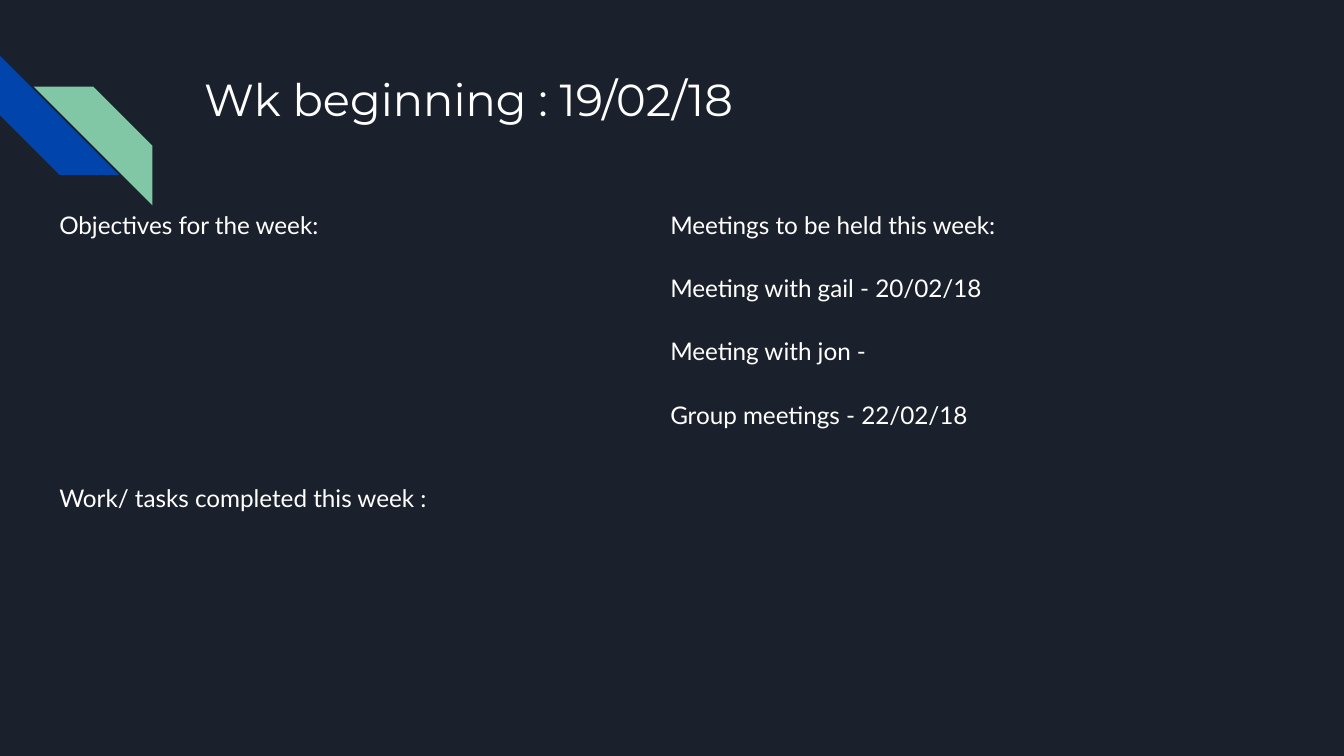
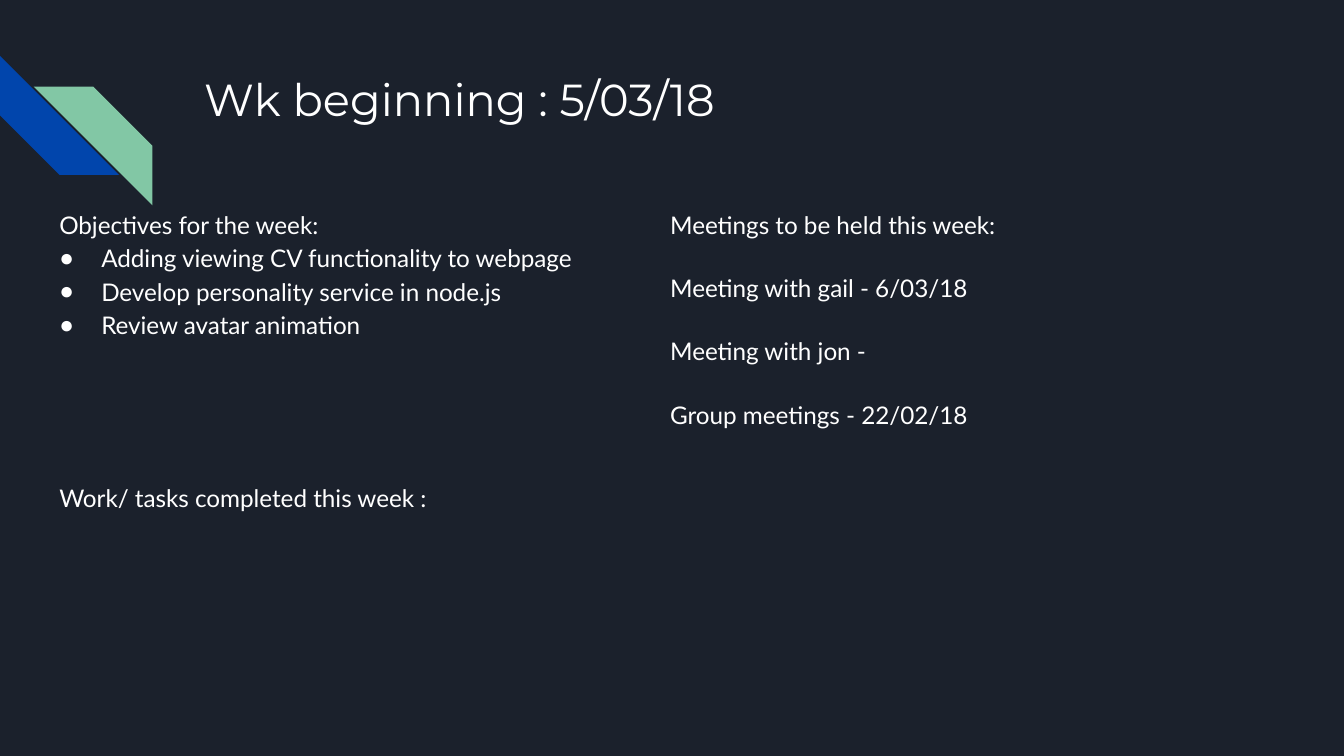
Before and after one commit to T-cherry/AI-Resume, a slide deck: slide 7 of Docs/Scrum management for Group Project.pptx (slide 5 before the commit). Drawn at 1344x756 pixels with LibreOffice and Linux fonts; fonts in the diff are those of the drawing. Boxes give left, top, right and bottom in pixels: in the first picture for what was removed or moved away, otherwise in the second. Text is boxed around its words. In the diff, an @@ line names an element or a change of style, - is before the commit and + after.

```diff
--- a/Docs/Scrum management for Group Project.pptx
+++ b/Docs/Scrum management for Group Project.pptx
@@ title at (x1=204, y1=78, x2=715, y2=125): text changed @@
-Wk beginning : 19/02/18
+Wk beginning : 5/03/18
@@ text at (x1=101, y1=249, x2=572, y2=334): paragraphs added @@
+● Adding viewing CV functionality to webpage
+● Develop personality service in node.js
+● Review avatar animation
@@ text at (x1=670, y1=279, x2=967, y2=302): text changed @@
-Meeting with gail - 20/02/18
+Meeting with gail - 6/03/18
```
Also in this commit, not shown: 2 other slides changed, 2 slides added, 1 other file.
